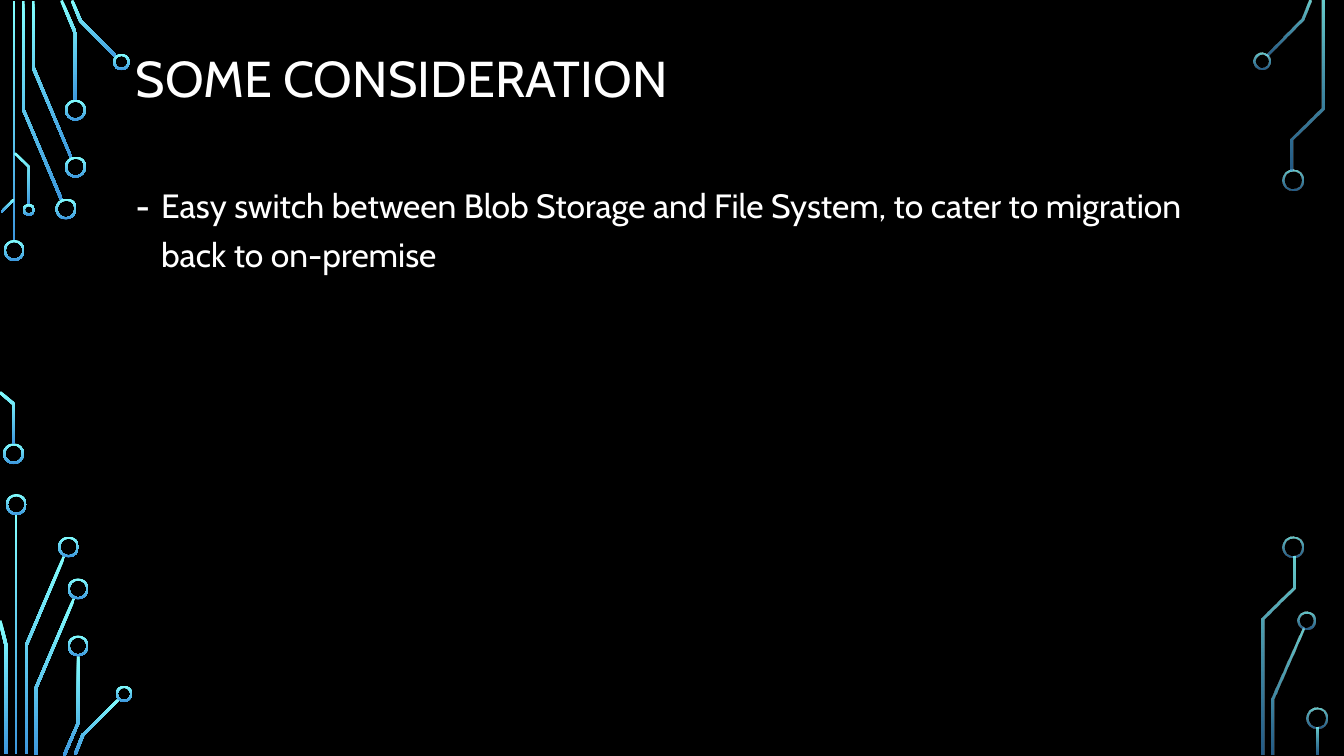
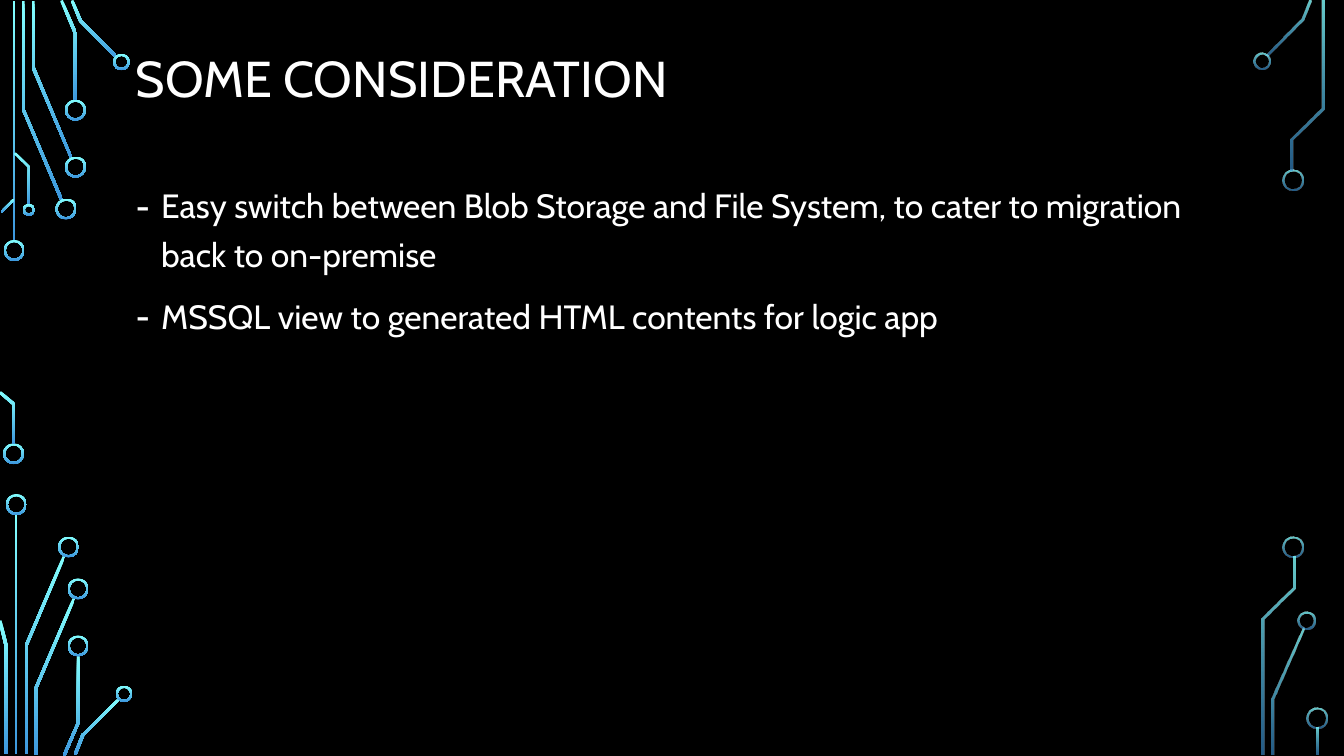
Before and after one commit to chenghao1983/c6c1d99d-502e-4a47-b8f5-35181e48b4fa_PT4, a slide deck: slide 6 of Doc/Active Learning on the Cloud - PT4.pptx (slide 10 before the commit). Drawn at 1344x756 pixels with LibreOffice and Linux fonts; fonts in the diff are those of the drawing; background and template pictures are left out. Boxes give left, top, right and bottom in pixels: in the first picture for what was removed or moved away, otherwise in the second. Text is boxed around its words. In the diff, an @@ line names an element or a change of style, - is before the commit and + after.

```diff
--- a/Doc/Active Learning on the Cloud - PT4.pptx
+++ b/Doc/Active Learning on the Cloud - PT4.pptx
@@ text at (161,303,938,337): paragraph added @@
+– MSSQL view to generated HTML contents for logic app
```
Also in this commit, not shown: 4 other slides changed, 1 slide added, 5 slides removed.
